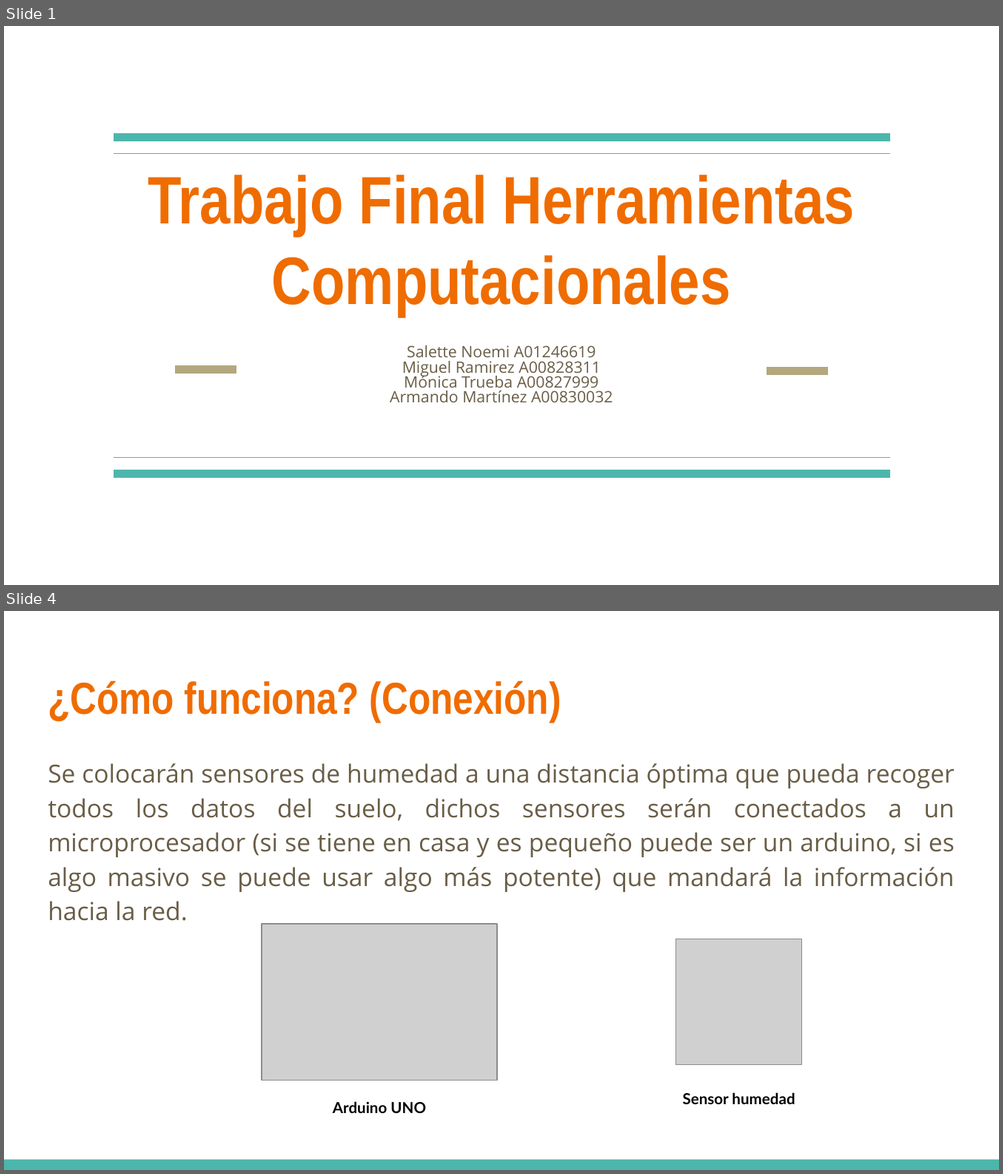
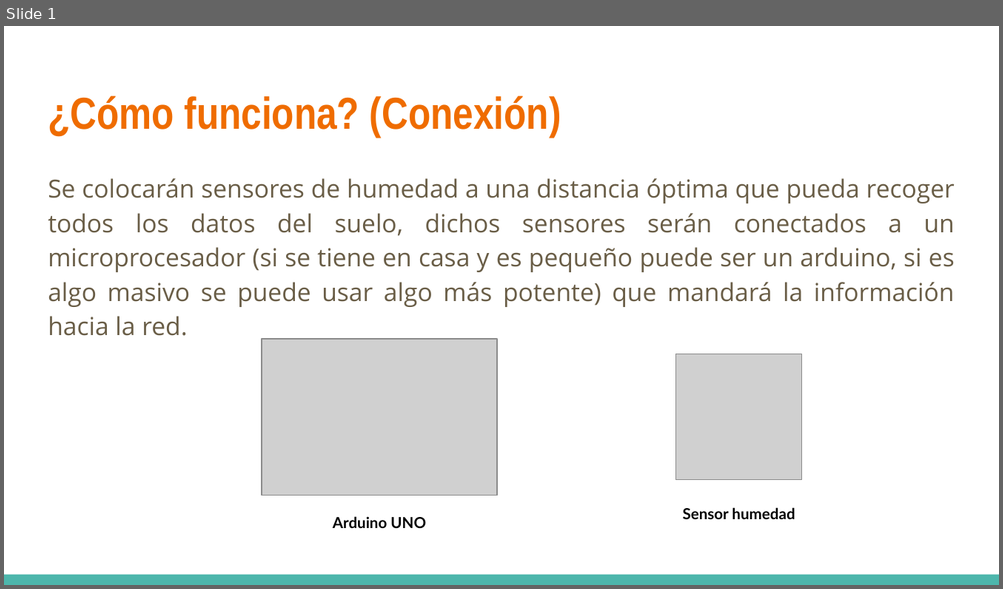
Before and after one commit to Morr13/Equipo4iot, a slide deck: RetoHerramientasComputacionales(Funcionamiento).pptx. Shown one above the other, each under a label of ours: slides 1 and 4 before the commit, slide 1 after it; the slides between them are not shown. The pictures are 1003x1174 and 1003x589 pixels, drawn with LibreOffice and Linux fonts; fonts in the diff are those of the drawing; grey boxes stand for pictures. Boxes give left, top, right and bottom in pixels: in the first picture for what was removed or moved away, otherwise in the second. Text is boxed around its words. In the diff, an @@ line names an element or a change of style, - is before the commit and + after.

Commit message:
Parte Miguel

```diff
--- a/RetoHerramientasComputacionales(Funcionamiento).pptx
+++ b/RetoHerramientasComputacionales(Funcionamiento).pptx
@@ slide 1 removed at (4,26,999,585), background #FFFFFF @@
@@ line removed from (889, 138) to (114, 138) @@
@@ line removed from (889, 153) to (114, 153) @@
@@ title removed at (148,175,854,317) @@
-Trabajo Final Herramientas Computacionales
@@ subtitle removed at (390,346,613,403) @@
-Salette Noemi A01246619
-Miguel Ramirez A00828311
-Mónica Trueba A00827999
-Armando Martínez A00830032
@@ line removed from (175, 369) to (236, 369) @@
@@ line removed from (766, 371) to (828, 371) @@
@@ line removed from (114, 457) to (889, 457) @@
@@ line removed from (114, 474) to (889, 474) @@
@@ what was slide 4 is now slide 1 @@
```
Also in this commit, not shown: 4 other slides removed.
